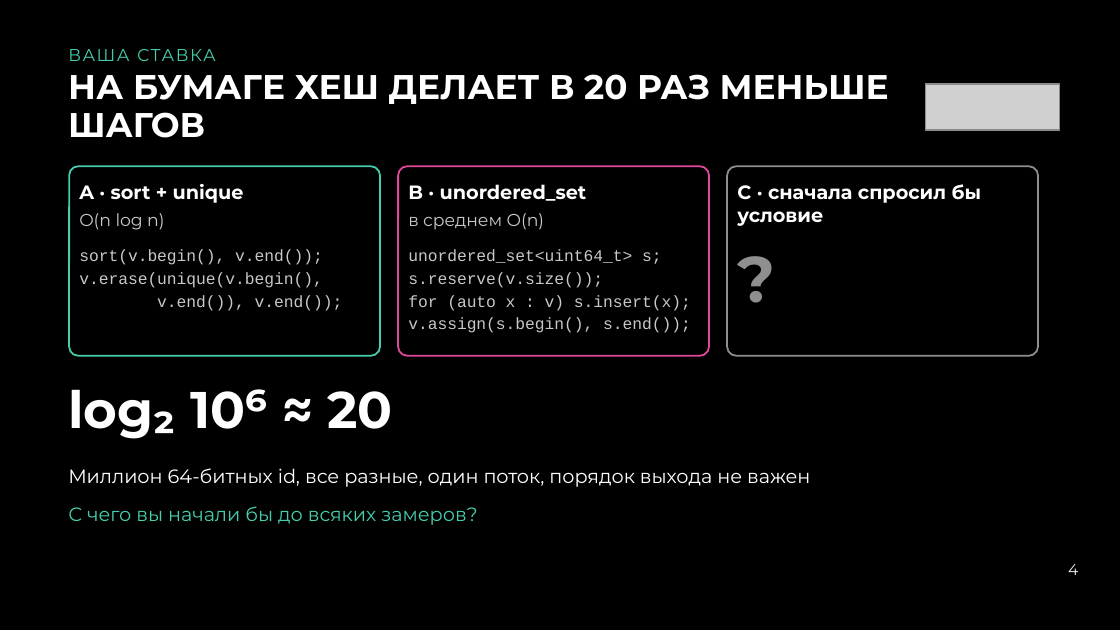
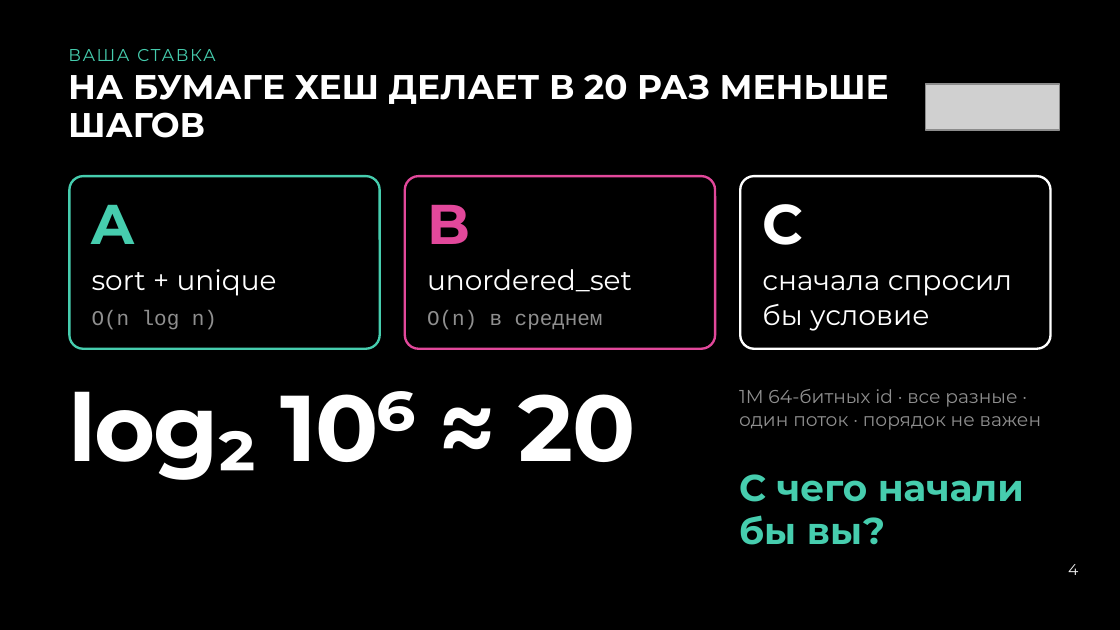
Before and after one commit to Neoron95/conference-hardfest-algorithms, a slide deck: slide 4 of prep/deck/hardfest2026_deck.pptx. Drawn at 1120x630 pixels with LibreOffice and Linux fonts; fonts in the diff are those of the drawing; grey boxes stand for pictures. Boxes give left, top, right and bottom in pixels: in the first picture for what was removed or moved away, otherwise in the second. Text is boxed around its words. In the diff, an @@ line names an element or a change of style, - is before the commit and + after.

```diff
--- a/prep/deck/hardfest2026_deck.pptx
+++ b/prep/deck/hardfest2026_deck.pptx
@@ rounded rectangle: place and size @@
-rounded rectangle at [69, 166, 381, 355]
+rounded rectangle at [69, 176, 380, 348]
@@ rounded rectangle at [69, 176, 380, 348]: outline #46CDAE 1.13 pt to #46CDAE 1.5 pt; proportions changed @@
@@ rounded rectangle: place and size @@
-rounded rectangle at [398, 166, 709, 355]
+rounded rectangle at [404, 176, 715, 348]
@@ rounded rectangle at [404, 176, 715, 348]: outline #E2489B 1.13 pt to #E2489B 1.5 pt; proportions changed @@
@@ rounded rectangle: place and size @@
-rounded rectangle at [727, 166, 1038, 355]
+rounded rectangle at [740, 176, 1051, 348]
@@ rounded rectangle at [740, 176, 1051, 348]: outline #8F8F8F 1.13 pt to #FFFFFF 1.5 pt; proportions changed @@
@@ text at [92, 204, 135, 244]: text changed; size 12.4 to 36 pt; text colour #FFFFFF to #46CDAE @@
-A · sort + unique
+A
@@ text at [427, 204, 470, 244]: text changed; size 12.4 to 36 pt; text colour #FFFFFF to #E2489B @@
-B · unordered_set
+B
@@ text added at [762, 204, 803, 245], 36 pt, text #FFFFFF, bold @@
+C
@@ text removed at [79, 249, 343, 311] @@
-sort(v.begin(), v.end());
-v.erase(unique(v.begin(),
-v.end()), v.end());
@@ text added at [92, 269, 277, 296], 18 pt, text #FFFFFF @@
+sort + unique
@@ text at [427, 269, 632, 292]: text changed; size 11 to 18 pt; text colour #C8C8C8 to #FFFFFF @@
-в среднем O(n)
+unordered_set
@@ text removed at [737, 251, 1033, 318] @@
-?
@@ text at [762, 275, 1012, 331]: text changed; size 12.4 to 18 pt; bold off @@
-C · сначала спросил бы условие
+сначала спросил бы условие
@@ text "O(n log n)": place and size @@
-text "O(n log n)" at [79, 213, 164, 230]
+text "O(n log n)" at [92, 310, 217, 330]
@@ text "O(n log n)" at [92, 310, 217, 330]: size 11 to 13.5 pt, font Montserrat to Courier New, text colour #C8C8C8 to #8F8F8F; line spacing 14.3pt to 16.5pt @@
@@ text at [427, 310, 603, 330]: text changed; size 10.5 to 13.5 pt; text colour #C8C8C8 to #8F8F8F @@
-unordered_set<uint64_t> s;
-s.reserve(v.size());
-for (auto x : v) s.insert(x);
-v.assign(s.begin(), s.end());
+O(n) в среднем
@@ text "log₂ 10⁶ ≈ 20" at [68, 391, 636, 480]: size 33.1 to 60 pt, letter spacing 0 to -1.1 pt; line spacing 36.4pt to 60pt @@
@@ text at [739, 389, 1041, 430]: text changed; size 12.4 to 12 pt; text colour #FFFFFF to #8F8F8F @@
-Миллион 64-битных id, все разные, один поток, порядок выхода не важен
+1M 64-битных id · все разные · один поток · порядок не важен
@@ text at [739, 474, 1024, 545]: text changed; size 12.4 to 24 pt; bold on @@
-С чего вы начали бы до всяких замеров?
+С чего начали бы вы?
```
Also in this commit, not shown: 45 other slides changed, 1 slide added, 1 slide removed, 3 other files.
